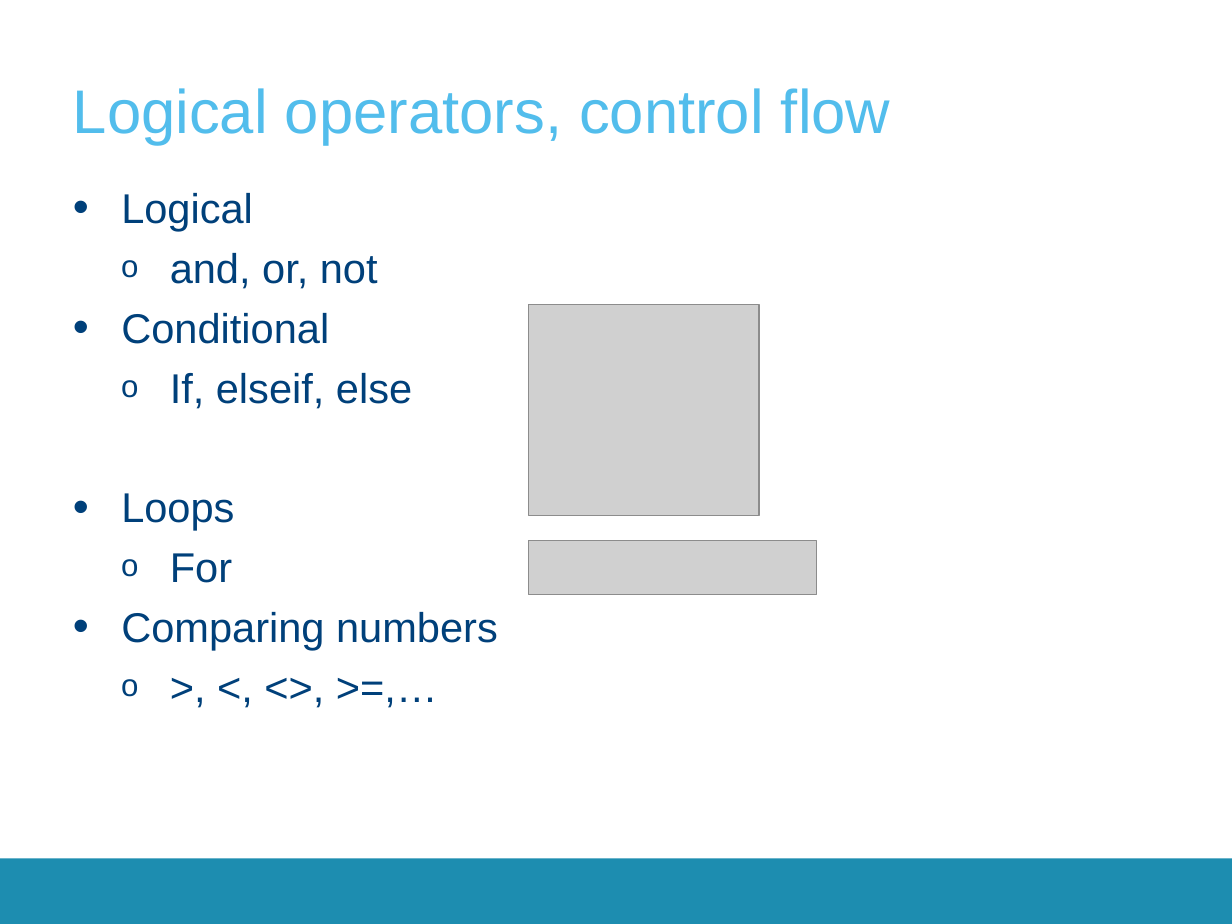
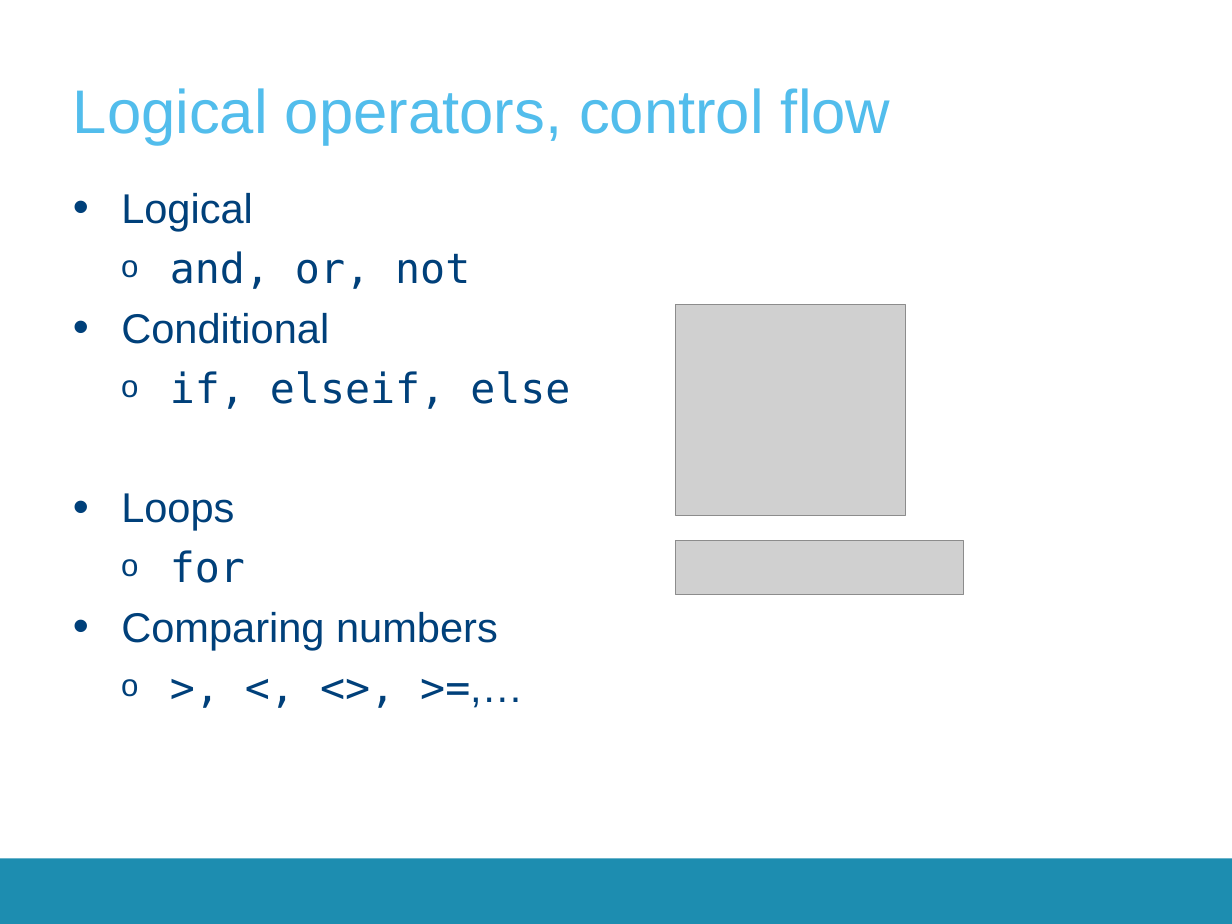
Before and after one commit to open-ideas/__CrashCourse__, a slide deck: slide 22 of 2017-2018/Presentations/CrashCourse_2016.pptx (slide 20 before the commit). Drawn at 1232x924 pixels with LibreOffice and Linux fonts; fonts in the diff are those of the drawing; grey boxes stand for pictures; background and template pictures are left out. Boxes give left, top, right and bottom in pixels: in the first picture for what was removed or moved away, otherwise in the second. Text is boxed around its words. In the diff, an @@ line names an element or a change of style, - is before the commit and + after.

```diff
--- a/2017-2018/Presentations/CrashCourse_2016.pptx
+++ b/2017-2018/Presentations/CrashCourse_2016.pptx
@@ text at (170,251,470,289): font Arial to DejaVu Sans Mono in "and, or, not", ">, <, <>, >=,…" @@
@@ picture: place and size @@
-picture at (529,305,760,516)
+picture at (675,305,906,516)
@@ text at (170,371,570,409): text changed; font Arial to DejaVu Sans Mono @@
-  o If, elseif, else
+  o if, elseif, else
@@ text at (170,550,245,583): text changed; font Arial to DejaVu Sans Mono @@
-  o For
+  o for
@@ picture: place and size @@
-picture at (529,541,817,595)
+picture at (675,541,964,595)
```
Also in this commit, not shown: 5 other slides changed, 1 slide added.
